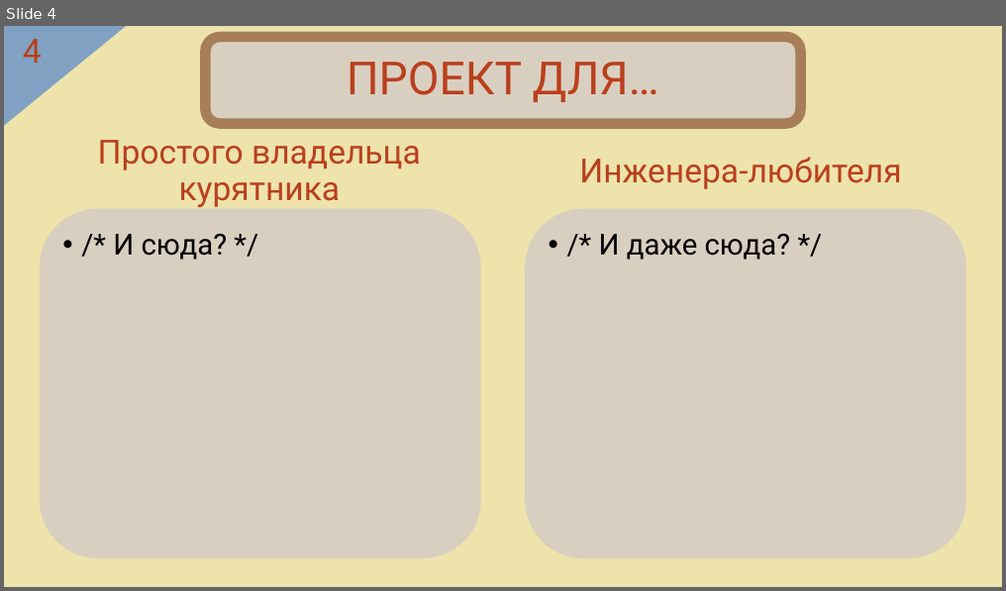
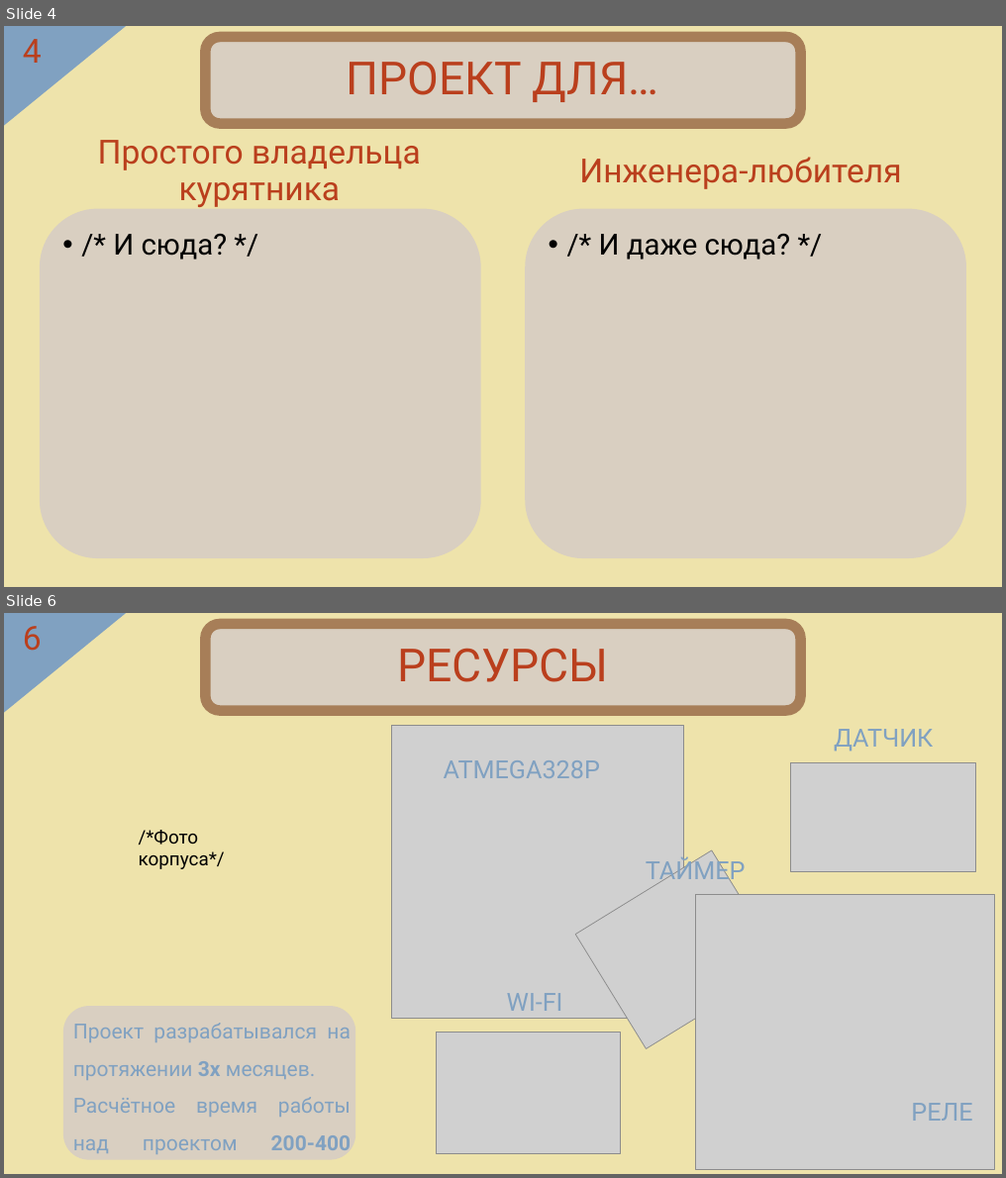
Before and after one commit to OneTwoZzzPlus/chicken, a slide deck: Documents/Presentation-SakulinIM.pptx. Shown one above the other, each under a label of ours: slide 4 before the commit, slides 4 and 6 after it; the slides between them are not shown. The pictures are 1006x591 and 1006x1178 pixels, drawn with LibreOffice and Linux fonts; fonts in the diff are those of the drawing; grey boxes stand for pictures. Boxes give left, top, right and bottom in pixels: in the first picture for what was removed or moved away, otherwise in the second. Text is boxed around its words. In the diff, an @@ line names an element or a change of style, - is before the commit and + after.

```diff
--- a/Documents/Presentation-SakulinIM.pptx
+++ b/Documents/Presentation-SakulinIM.pptx
@@ slide 6 added at (4,613,1002,1174), background #EEE3AB; not listed: 3 template elements that a slide beside it also shows @@
@@ title added at (397,648,608,682), 44 pt, text #BA3F1D @@
+РЕСУРСЫ
@@ picture added at (392,726,684,1019) @@
@@ text added at (834,729,933,752), 24 pt, text #80A1C1 @@
+ДАТЧИК
@@ text added at (444,761,600,778), 24 pt, text #80A1C1 @@
+ATMEGA328P
@@ picture added at (791,763,976,872) @@
@@ text added at (139,830,225,869), 18 pt, text #000000 @@
+/*Фото корпуса*/
@@ picture added at (576,851,783,1050) @@
@@ text added at (646,858,746,886), 24 pt, text #80A1C1 @@
+ТАЙМЕР
@@ picture added at (696,894,995,1170) @@
@@ text added at (507,993,563,1011), 24 pt, text #80A1C1 @@
+WI-FI
@@ rounded rectangle added at (63,1006,355,1160), fill #D9CFC1 @@
@@ text added at (73,1023,350,1155), 20 pt, text #80A1C1 @@
+Проект разрабатывался на протяжении 3х месяцев.
+Расчётное время работы над проектом 200-400 часов.
@@ picture added at (436,1032,620,1154) @@
@@ text added at (911,1103,972,1121), 24 pt, text #80A1C1 @@
+РЕЛЕ
```
Also in this commit, not shown: 1 slide changed, 1 other slide added, 8 other files.
